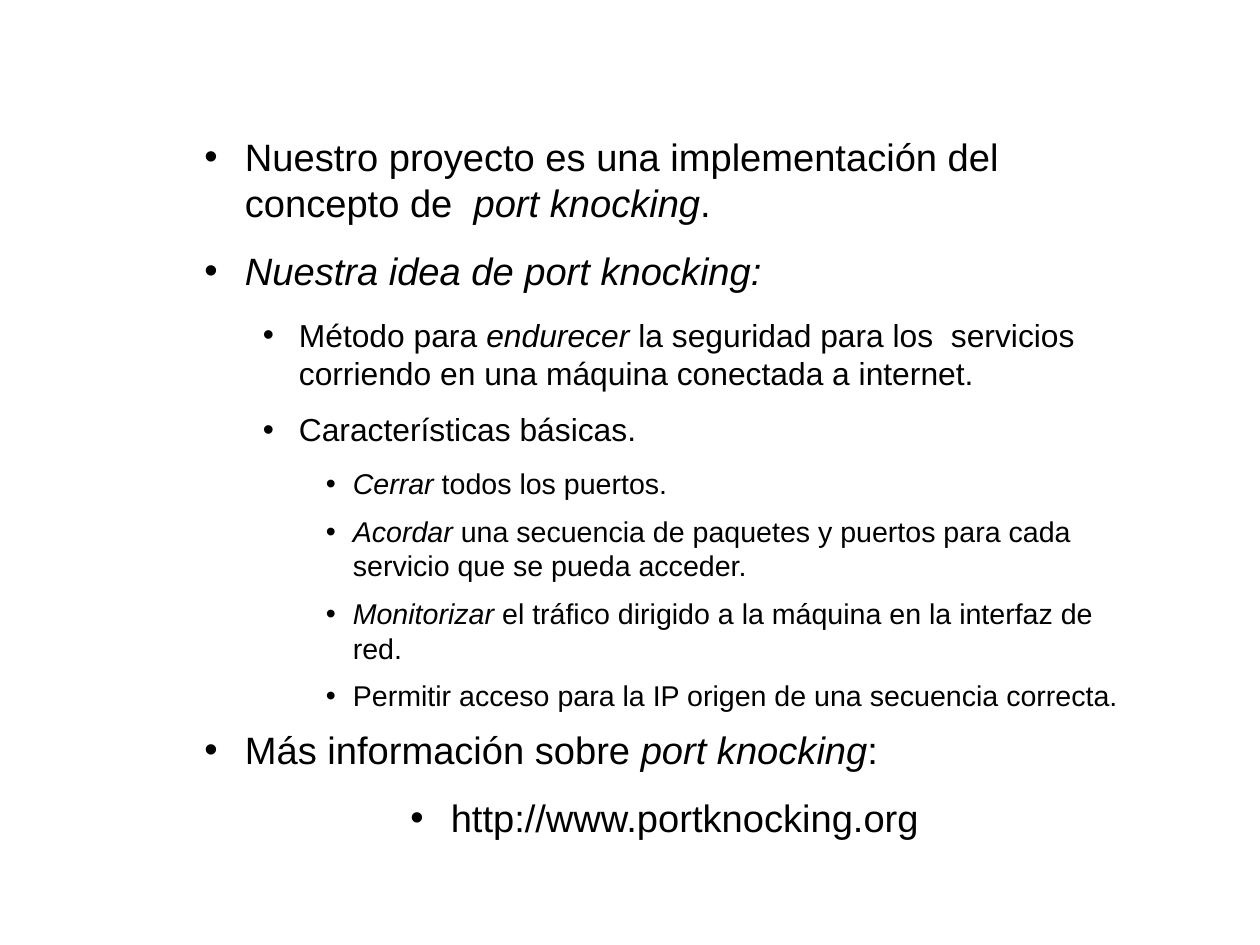
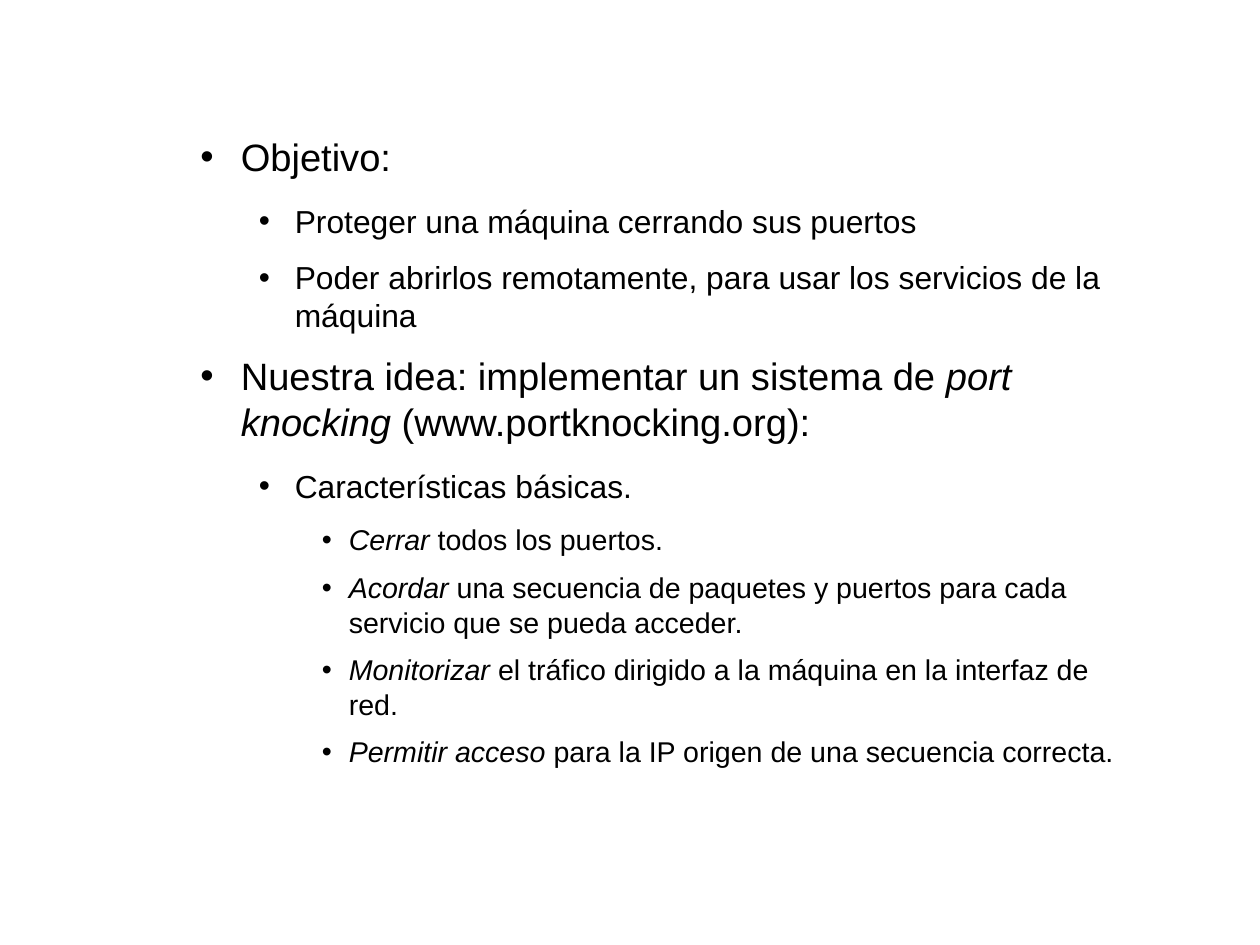
Before and after one commit to mangelp/sharpknocking, a slide deck: slide 3 of Doc/sharpknocking.odp. Drawn at 1260x945 pixels with LibreOffice and Linux fonts; fonts in the diff are those of the drawing; background and template pictures are left out. Boxes give left, top, right and bottom in pixels: in the first picture for what was removed or moved away, otherwise in the second. Text is boxed around its words. In the diff, an @@ line names an element or a change of style, - is before the commit and + after.

```diff
--- a/Doc/sharpknocking.odp
+++ b/Doc/sharpknocking.odp
@@ text at (x1=241, y1=143, x2=1100, y2=444): text changed; size 24 to 20 pt @@
-• Nuestro proyecto es una implementación del concepto de port knocking.
-• Nuestra idea de port knocking:
-  • Método para endurecer la seguridad para los servicios corriendo en una máquina conectada a internet.
+• Objetivo:
+  • Proteger una máquina cerrando sus puertos
+  • Poder abrirlos remotamente, para usar los servicios de la máquina
+• Nuestra idea: implementar un sistema de port knocking (www.portknocking.org):
@@ text at (x1=245, y1=736, x2=919, y2=840): paragraphs removed @@
-• Más información sobre port knocking:
-• http://www.portknocking.org
@@ text at (x1=349, y1=741, x2=1113, y2=768): italic on in "Permitir acceso" @@
```
Also in this commit, not shown: 6 other slides changed, 2 slides added, 1 slide removed.
